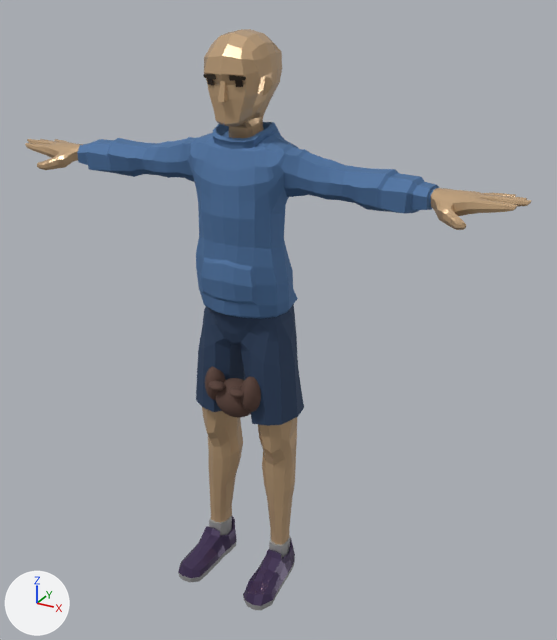
What one commit did to the glTF model generated/avatar-assets/character-avatarb-premium.glb.
Before and after are seen from a camera (50 mm lens) standing at (1.185, -2.001, 1.948) and looking at (0.096, -0.021, 0.958). Lighting does not change. The marker at lower left points along +X, +Y and +Z. The first picture is the older version. Where no turn or scale is listed for an object, it has been applied to the vertices. Vertices at exactly the same position are counted once.

Names of what the first picture shows: 'Beard_cheek_-1', 'Beard_cheek_1', 'Beard_chin', 'Casual_Body', 'Casual_Feet', 'Casual_Head', 'Casual_Legs', 'Moustache_-1', 'Moustache_1'.
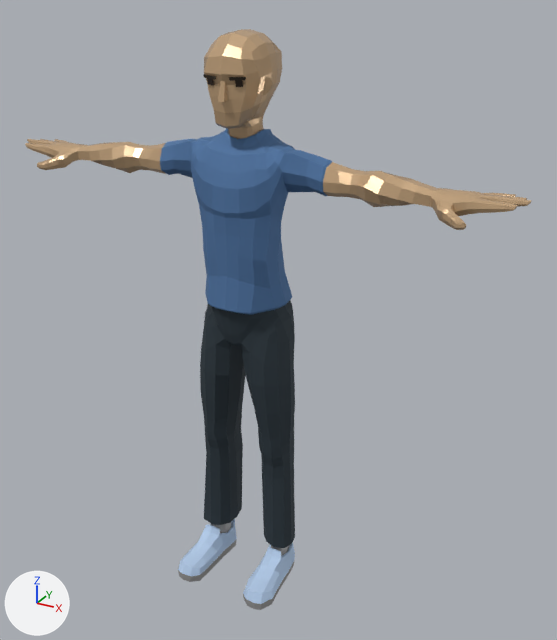
Location of each change, (x1, y1, x2, y2) in pixels of the pictures (557 x 640 px; the box of a moved part takes in the faces that stretch with it):
'Casual_Body', reshaped: before (25, 122, 531, 319); after (25, 129, 531, 315)
'Casual_Legs', reshaped (12% narrower): before (196, 304, 304, 545); after (200, 301, 295, 548)
'Casual_Feet', deleted: before (178, 516, 295, 611)
'Casual2_Feet', added: after (178, 519, 295, 610)
'Beard_chin', deleted (brown): before (216, 378, 251, 418)
'Beard_cheek_1', deleted (brown): before (241, 376, 261, 412)
'Beard_cheek_-1', deleted: before (205, 367, 226, 400)
'Moustache_-1', deleted: before (209, 381, 225, 391)
'Moustache_1', deleted: before (229, 387, 244, 398)
part 1 of me_casual_body, moved or reshaped: before (74, 122, 439, 319); after (78, 129, 436, 315)
part 2 of me_casual_body, recoloured: (135, 145, 357, 197) in both
part 3 of me_casual_legs, rebuilt: before (196, 304, 304, 426); after (200, 301, 295, 548)
part 4 of me_casual_legs, deleted (beige): before (202, 407, 243, 522)
part 5 of me_casual_legs, deleted (beige): before (258, 417, 297, 545)

The change, as a list of edits to the scene's bpy script:
```text
Add mat_avatar_avatarb_0_casual2_legs:
    mat_avatar_avatarb_0_casual2_legs = bpy.data.materials.new('Avatar_AvatarB_0_Casual2_Legs')
    # nodes: BsdfPrincipled, Mix, OutputMaterial, VertexColor
    # colours: dark blue #333f47, mixed with the vertex colours
Change me_casual_body:
    remove me_casual_body.from_pydata(...)  # 1526 vertices, 3048 faces; spans x -0.84..0.84, y -0.2..0.09, z 1.0..1.57
    add me_casual_body.from_pydata(...)  # 1405 vertices, 2806 faces; spans x -0.84..0.84, y -0.19..0.06, z 1.02..1.56
    me_casual_body part 1: 158 vertices moved from x -0.59..0.59, y -0.17..0.05, z 1.05..1.56 to x -0.55..0.55, y -0.16..0.03, z 1.04..1.55; 438 vertices removed from x -0.59..0.59, y -0.2..0.09, z 1.0..1.57; 317 vertices added at x -0.56..0.56, y -0.18..0.06, z 1.02..1.56
    me_casual_body part 2: 46 faces spanning x -0.6..0.6, y -0.1..-0.01, z 1.38..1.47 switch from mat_avatar_avatarb_0_casual_body (blue #557ba9) to mat_skin (beige #cead86)
Change me_casual_legs:
    remove me_casual_legs.from_pydata(...)  # 399 vertices, 758 faces; spans x -0.19..0.19, y -0.172..0.069, z 0.124..1.045
    remove me_casual_legs.materials.append(mat_skin)  # beige #cead86
    remove me_casual_legs.materials.append(mat_avatar_avatarb_1_casual_legs)  # dark blue #354967
    add me_casual_legs.from_pydata(...)  # 369 vertices, 734 faces; spans x -0.181..0.181, y -0.168..0.065, z 0.132..1.036
    me_casual_legs part 3: the loose piece of 243 vertices spanning x -0.19..0.19, y -0.172..0.069, z 0.624..1.045 is rebuilt with 369 vertices and now spans x -0.181..0.181, y -0.168..0.065, z 0.132..1.036, in mat_avatar_avatarb_0_casual2_legs
    me_casual_legs part 4: the loose piece of 78 vertices spanning x -0.172..-0.046, y -0.137..0.012, z 0.124..0.65 is deleted
    me_casual_legs part 5: the loose piece of 78 vertices spanning x 0.046..0.172, y -0.137..0.012, z 0.124..0.65 is deleted
    add me_casual_legs.materials.append(mat_avatar_avatarb_0_casual2_legs)
Remove ob_casual_feet:
    ob_casual_feet = bpy.data.objects.new('Casual_Feet', me_casual_feet)
Remove ob_beard_cheek__1:
    ob_beard_cheek__1 = bpy.data.objects.new('Beard_cheek_-1', me_sphere_001)
Remove ob_beard_cheek_1:
    ob_beard_cheek_1 = bpy.data.objects.new('Beard_cheek_1', me_sphere_003)
Remove ob_beard_chin:
    ob_beard_chin = bpy.data.objects.new('Beard_chin', me_sphere)
Remove ob_moustache__1:
    ob_moustache__1 = bpy.data.objects.new('Moustache_-1', me_sphere_002)
Remove ob_moustache_1:
    ob_moustache_1 = bpy.data.objects.new('Moustache_1', me_sphere_004)
Add ob_casual2_feet:
    ob_casual2_feet = bpy.data.objects.new('Casual2_Feet', me_casual2_feet)  # 280 vertices, 552 faces; spans x -0.192..0.192, y -0.287..0.001, z -0.001..0.244; in mat_white (grey #b4b4b4), mat_avatar_avatarb_1_casual2_feet (blue #bfd6f1)
    ob_casual2_feet.location = (0.0, 0.0, 0.0)
```
